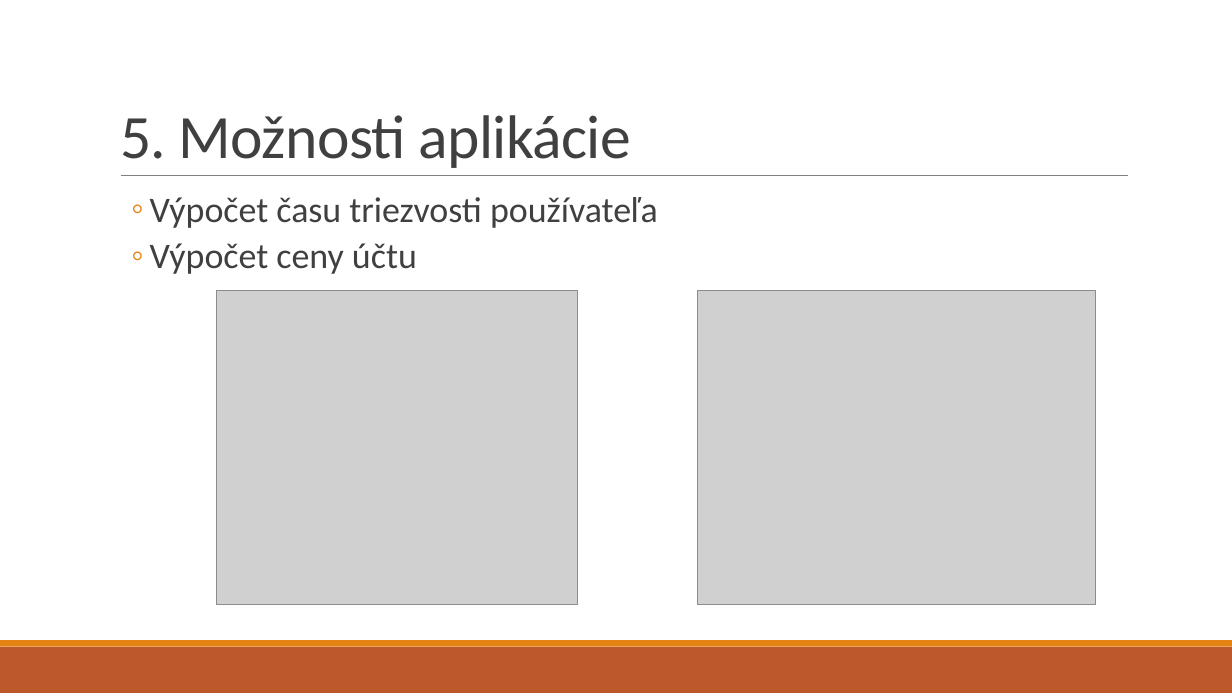
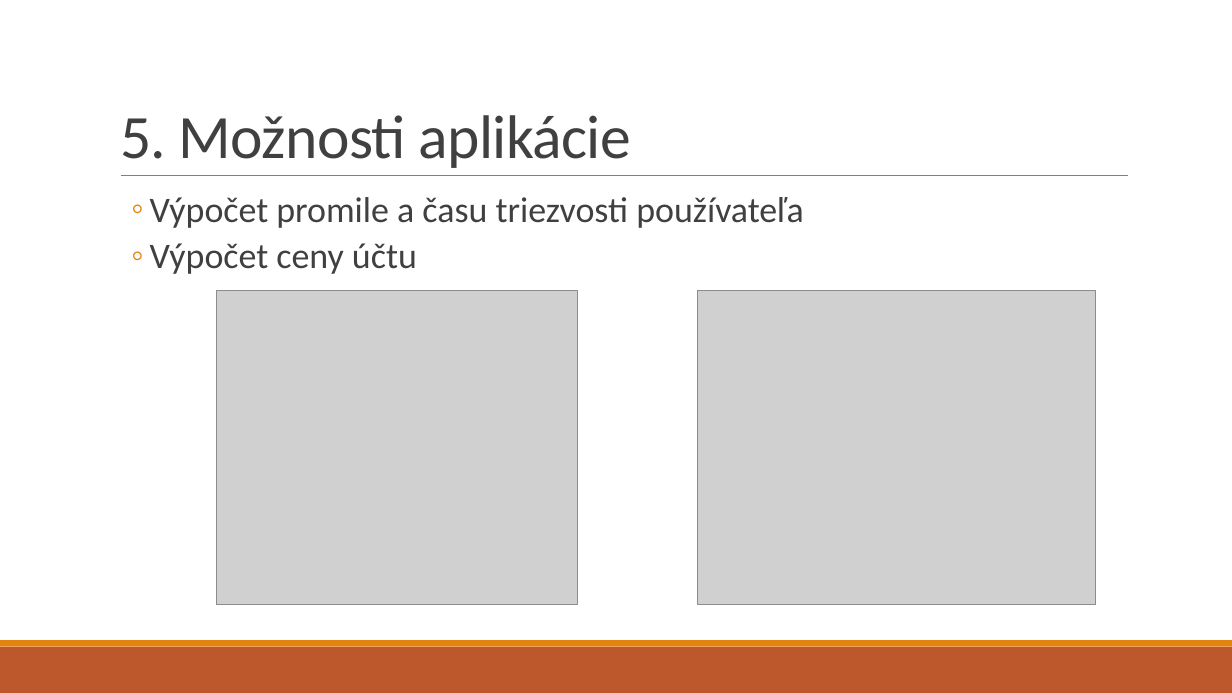
Before and after one commit to rtrembecky/drink_tracker, a slide deck: slide 16 of Presentation/Drink Tracker.pptx (slide 11 before the commit). Drawn at 1232x693 pixels with LibreOffice and Linux fonts; fonts in the diff are those of the drawing; grey boxes stand for pictures. Boxes give left, top, right and bottom in pixels: in the first picture for what was removed or moved away, otherwise in the second. Text is boxed around its words. In the diff, an @@ line names an element or a change of style, - is before the commit and + after.

```diff
--- a/Presentation/Drink Tracker.pptx
+++ b/Presentation/Drink Tracker.pptx
@@ text at [150,197,804,228]: text changed @@
-  ◦ Výpočet času triezvosti používateľa
+  ◦ Výpočet promile a času triezvosti používateľa
```
Also in this commit, not shown: 3 other slides changed, 5 slides added, 14 other files.
